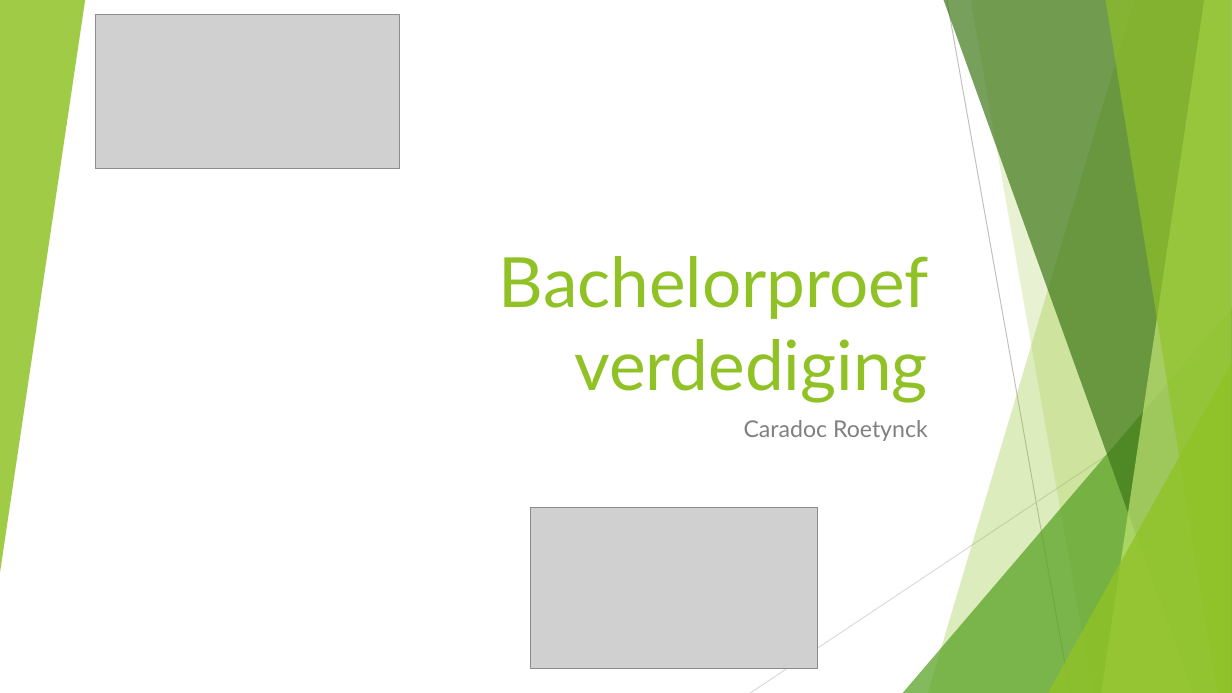
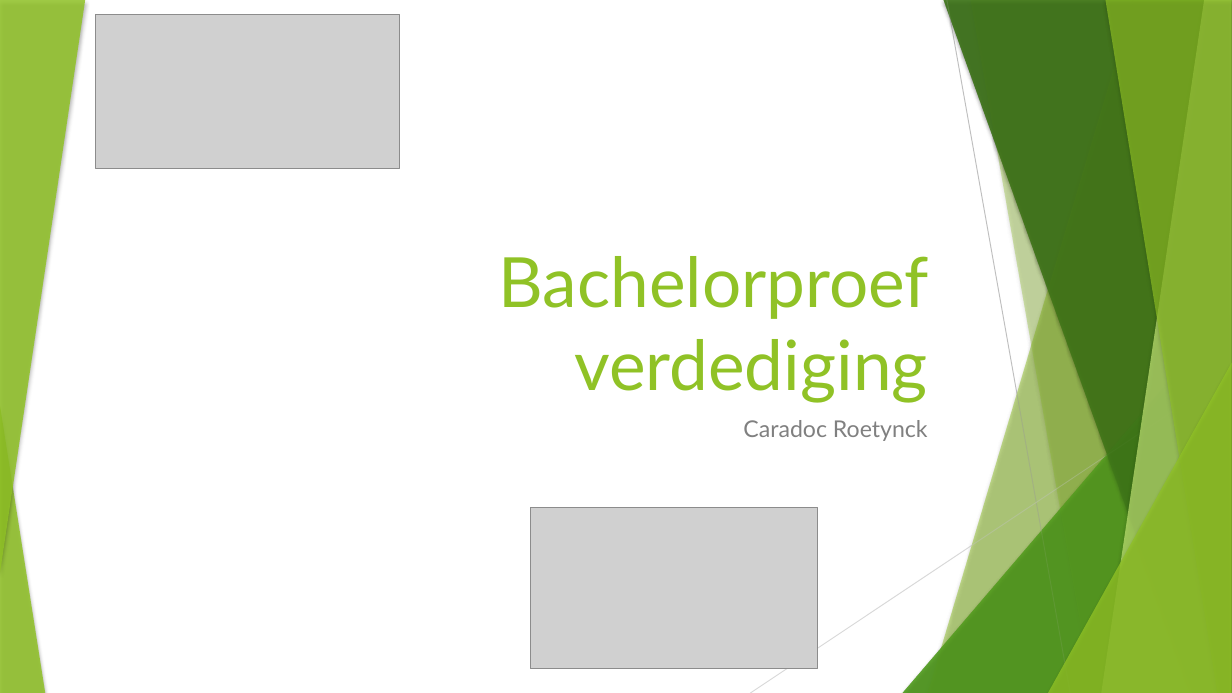
Before and after one commit to kodarakK/hogent-bachproef-caradocroetynck2526, a slide deck: slide 1 of Bachelorproef verdediging.pptx. Drawn at 1232x693 pixels with LibreOffice and Linux fonts; fonts in the diff are those of the drawing; grey boxes stand for pictures. Boxes give left, top, right and bottom in pixels: in the first picture for what was removed or moved away, otherwise in the second. Text is boxed around its words. In the diff, an @@ line names an element or a change of style, - is before the commit and + after.

```diff
--- a/Bachelorproef verdediging.pptx
+++ b/Bachelorproef verdediging.pptx
@@ shadow on in 7 elements at bbox=[928, 0, 1232, 693], bbox=[903, 308, 1232, 693], bbox=[944, 0, 1232, 693], bbox=[1102, 0, 1232, 693], bbox=[1105, 0, 1232, 693], bbox=[1048, 363, 1232, 693], bbox=[0, 0, 85, 573] @@
@@ freeform shape at bbox=[970, 0, 1232, 693]: shadow on; outline redrawn @@
@@ group added at bbox=[903, 0, 1232, 693]: 5 freeform shapes, 2 triangles @@
@@ triangle added at bbox=[0, 406, 45, 693], fill #90C226 at 85% opacity @@
```
Also in this commit, not shown: 11 other slides changed, 4 slides added, 1 slide removed, 1 other file.
